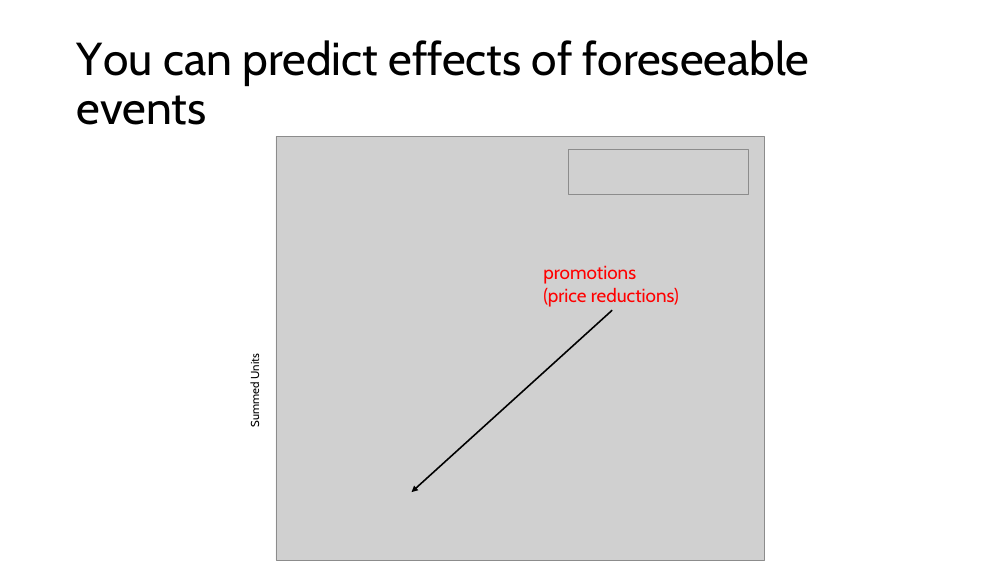
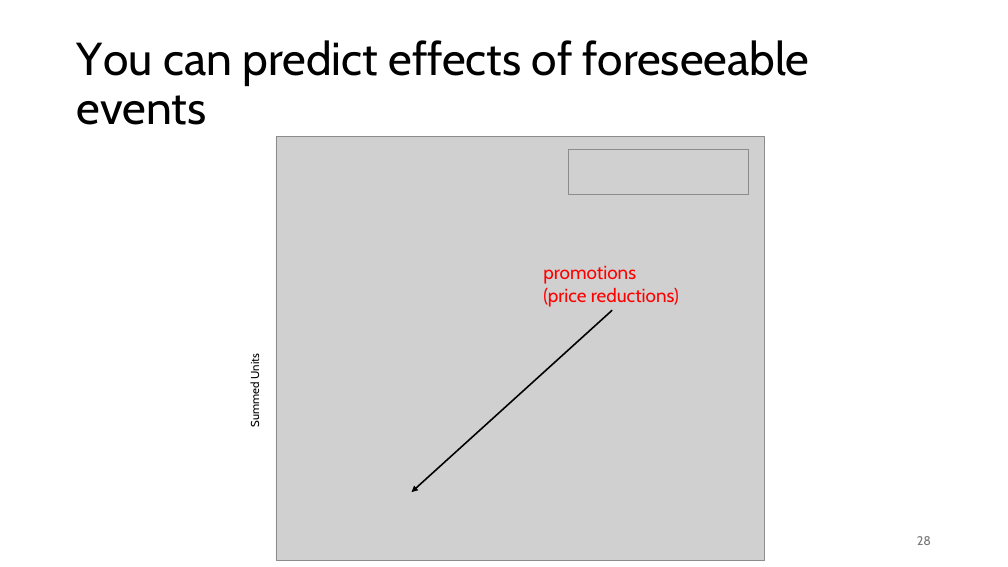
Before and after one commit to FelixWick/data_science, a slide deck: slide 28 of slides/9_time_series.pptx. Drawn at 1008x567 pixels with LibreOffice and Linux fonts; fonts in the diff are those of the drawing; grey boxes stand for pictures. Boxes give left, top, right and bottom in pixels: in the first picture for what was removed or moved away, otherwise in the second. Text is boxed around its words. In the diff, an @@ line names an element or a change of style, - is before the commit and + after.

```diff
--- a/slides/9_time_series.pptx
+++ b/slides/9_time_series.pptx
@@ page number added at [917, 536, 931, 545], 12 pt, text #797979 @@
+28
```
Also in this commit, not shown: 20 other slides changed, 4 slides added, 7 slides removed, 2 other files.
